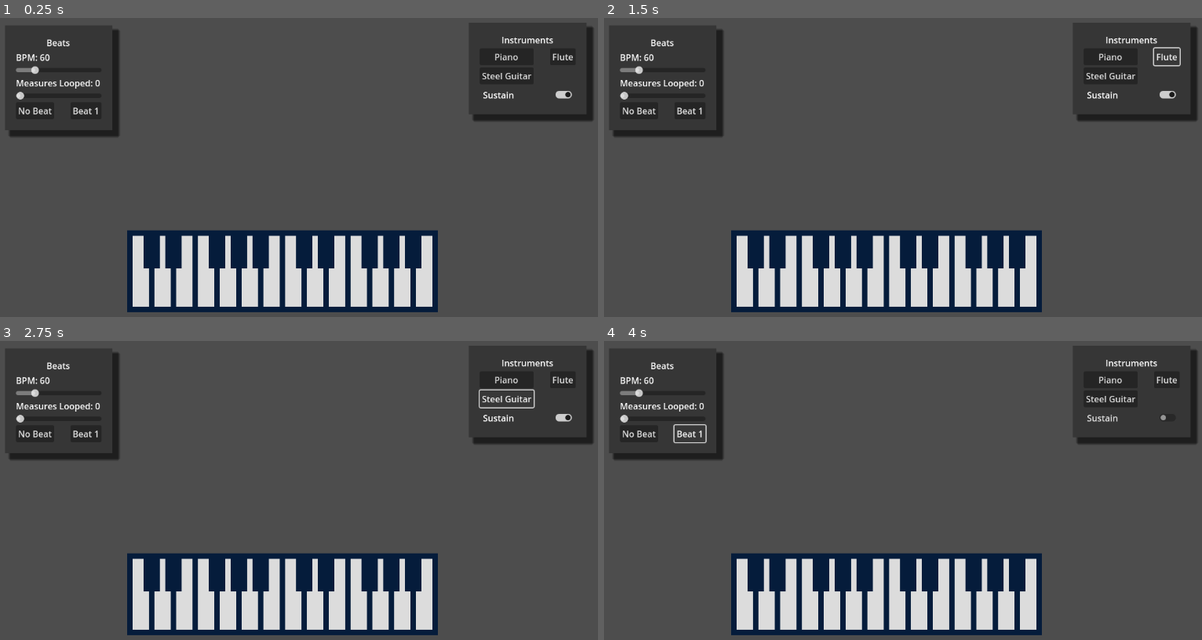
Above: before the commit, frames 1-4 (two rows, left to right).
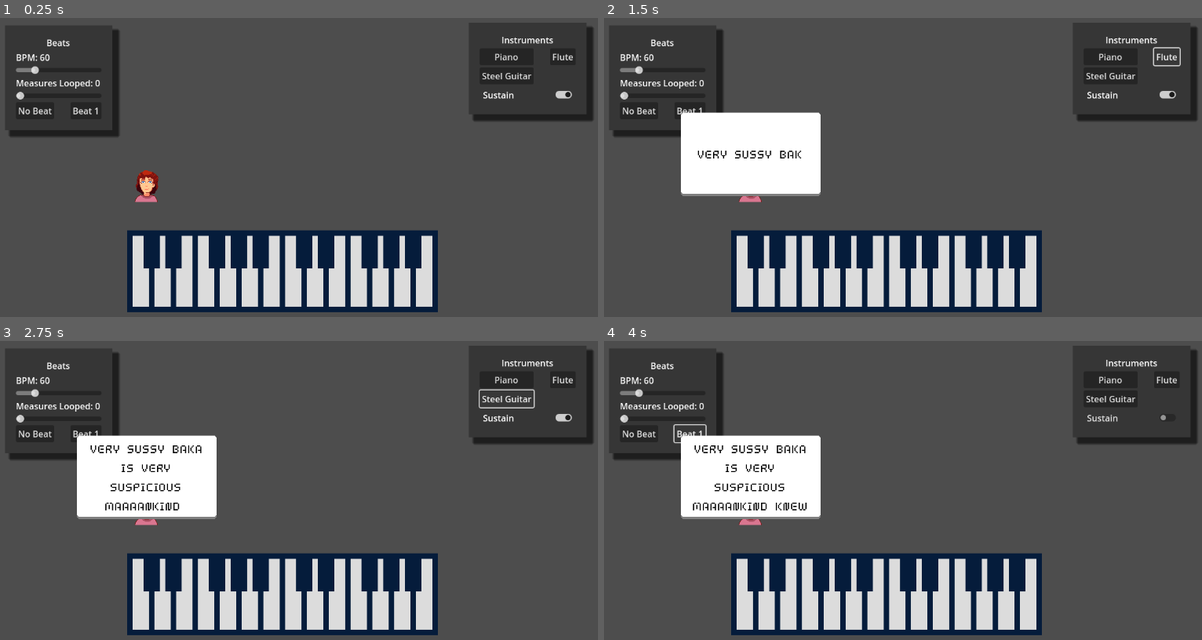
Above: after the commit, the same moments.

Repository: luciusvinicius/music-game-prototype
Game: Godot game, scene res://src/main.tscn
Same seed, same stepped clock (60 frames per second), same inputs: the game is played once before the commit and once after it.
Inputs:
- Up to frame 1 (0.25 s): no input
- Up to frame 2 (1.5 s): click "Beat 1" at 0.5 s; click "Flute" at 1.25 s
- Up to frame 3 (2.75 s): click "Steel Guitar" at 2 s
- Up to frame 4 (4 s): click "Sustain" at 2.75 s; click "Beat 1" at 3.5 s

The runs differ from the first frame. In frame 1, 0.3% of the frame differs, in the area x 22-27%, y 50-62%; in frame 2, 6.6%, in the area x 12-37%, y 31-62%; in frame 3, 6.5%; in frame 4, 6.5%.

Commit message:
NPC WIP

Diff:
--- a/src/main.tscn
+++ b/src/main.tscn
@@ -1,9 +1,10 @@
-[gd_scene load_steps=5 format=3 uid="uid://ckvp03vl0wafd"]
+[gd_scene load_steps=6 format=3 uid="uid://ckvp03vl0wafd"]
 
 [ext_resource type="PackedScene" uid="uid://046pnbte375i" path="res://src/keyboard.tscn" id="1_yi20y"]
 [ext_resource type="PackedScene" uid="uid://c4yieqqp8wl6r" path="res://src/hud/beat_selection.tscn" id="2_hr8k1"]
 [ext_resource type="PackedScene" uid="uid://ckjbxfq57vg5f" path="res://src/hud/instrument_selection.tscn" id="3_j4p1w"]
 [ext_resource type="PackedScene" uid="uid://ciuwdyhjoj0cl" path="res://src/beat/beat_key_synchronizer.tscn" id="4_21lxm"]
+[ext_resource type="PackedScene" uid="uid://b8iw5bkiu8foh" path="res://src/npc/npc.tscn" id="5_by0su"]
 
 [node name="Main" type="Node"]
 
@@ -27,3 +28,6 @@
 offset_bottom = -771.0
 
 [node name="BeatKeySynchronizer" parent="." instance=ExtResource("4_21lxm")]
+
+[node name="NPC" parent="." instance=ExtResource("5_by0su")]
+position = Vector2(-252, 9)
--- /dev/null
+++ b/src/npc/npc.gd
@@ -0,0 +1,18 @@
+extends Node2D
+
+@onready var speech_balloon = $SpeechBalloon
+const SPEECH := "VERY SUSSY BAKA IS VERY SUSPICIOUS MAAAANKIND KNEW"
+
+
+func _ready():
+	var timer = get_tree().create_timer(1)
+	await timer.timeout
+	speak(SPEECH)
+
+func speak(text:String):
+	speech_balloon.show()
+	speech_balloon.display_text(text)
+
+
+func _on_speech_balloon_finished_speech():
+	speech_balloon.hide()
--- /dev/null
+++ b/src/npc/npc.tscn
@@ -0,0 +1,82 @@
+[gd_scene load_steps=7 format=3 uid="uid://b8iw5bkiu8foh"]
+
+[ext_resource type="Script" path="res://src/npc/npc.gd" id="1_1jh0m"]
+[ext_resource type="Texture2D" uid="uid://b5atk3wx43hqm" path="res://assets/imgs/NPC-Sheet.png" id="1_fepdb"]
+[ext_resource type="PackedScene" uid="uid://clhyab4f2j1lf" path="res://src/npc/speech_balloon.tscn" id="3_4fq45"]
+
+[sub_resource type="AtlasTexture" id="AtlasTexture_8xj3m"]
+atlas = ExtResource("1_fepdb")
+region = Rect2(0, 0, 64, 64)
+
+[sub_resource type="AtlasTexture" id="AtlasTexture_pmxia"]
+atlas = ExtResource("1_fepdb")
+region = Rect2(128, 0, 64, 64)
+
+[sub_resource type="SpriteFrames" id="SpriteFrames_luq1d"]
+animations = [{
+"frames": [{
+"duration": 1.0,
+"texture": SubResource("AtlasTexture_8xj3m")
+}, {
+"duration": 1.0,
+"texture": SubResource("AtlasTexture_8xj3m")
+}, {
+"duration": 1.0,
+"texture": SubResource("AtlasTexture_8xj3m")
+}, {
+"duration": 1.0,
+"texture": SubResource("AtlasTexture_8xj3m")
+}, {
+"duration": 1.0,
+"texture": SubResource("AtlasTexture_8xj3m")
+}, {
+"duration": 1.0,
+"texture": SubResource("AtlasTexture_8xj3m")
+}, {
+"duration": 1.0,
+"texture": SubResource("AtlasTexture_8xj3m")
+}, {
+"duration": 1.0,
+"texture": SubResource("AtlasTexture_8xj3m")
+}, {
+"duration": 1.0,
+"texture": SubResource("AtlasTexture_8xj3m")
+}, {
+"duration": 1.0,
+"texture": SubResource("AtlasTexture_8xj3m")
+}, {
+"duration": 1.0,
+"texture": SubResource("AtlasTexture_8xj3m")
+}, {
+"duration": 1.0,
+"texture": SubResource("AtlasTexture_8xj3m")
+}, {
+"duration": 1.0,
+"texture": SubResource("AtlasTexture_8xj3m")
+}, {
+"duration": 1.0,
+"texture": SubResource("AtlasTexture_pmxia")
+}, {
+"duration": 1.0,
+"texture": SubResource("AtlasTexture_8xj3m")
+}],
+"loop": true,
+"name": &"default",
+"speed": 5.0
+}]
+
+[node name="NPC" type="Node2D"]
+script = ExtResource("1_1jh0m")
+
+[node name="AnimatedSprite" type="AnimatedSprite2D" parent="."]
+sprite_frames = SubResource("SpriteFrames_luq1d")
+frame_progress = 0.657847
+
+[node name="SpeechBalloon" parent="." instance=ExtResource("3_4fq45")]
+visible = false
+offset_left = -16.0
+offset_top = -80.0
+offset_right = 16.0
+offset_bottom = -32.0
+
+[connection signal="finished_speech" from="SpeechBalloon" to="." method="_on_speech_balloon_finished_speech"]
--- /dev/null
+++ b/src/npc/speech_balloon.gd
@@ -0,0 +1,60 @@
+extends MarginContainer
+
+@onready var label = $MarginContainer2/Label
+@onready var display_timer = $LetterDisplayTimer
+@onready var finish_timer = $FinishTimer
+
+signal finished_speech
+
+const MAX_WIDTH = 256
+const LETTER_TIME = 0.03
+const SPACE_TIME = 0.06
+const PUNCTUATION_TIME = 0.2
+const FINISH_TIME_MULTIPLIER = 0.075
+
+var text := ""
+var letter_idx := 0
+
+func display_text(display_text:String):
+	text = display_text
+	label.text = text
+
+	# Setup balloon size for whole text
+	await resized
+	custom_minimum_size.x = min(size.x, MAX_WIDTH)
+
+	if size.x > MAX_WIDTH:
+		label.autowrap_mode = TextServer.AUTOWRAP_WORD
+		await resized # wait for x
+		await resized # wait for y
+		custom_minimum_size.y = size.y
+
+	#position.x -= size.x / 2
+	#position.y -= size.y + 24
+
+	label.text = ""
+	_display_next_letter()
+
+func _display_next_letter():
+	var char = text[letter_idx]
+	label.text += char
+	letter_idx += 1
+	if letter_idx >= text.length():
+		finish_timer.start(FINISH_TIME_MULTIPLIER * text.length())
+		return
+
+	match char:
+		"!", ".", "?", ",":
+			display_timer.start(PUNCTUATION_TIME)
+		" ":
+			display_timer.start(SPACE_TIME)
+		_:
+			display_timer.start(LETTER_TIME)
+
+
+func _on_letter_display_timer_timeout():
+	_display_next_letter()
+
+
+func _on_finish_timer_timeout():
+	finished_speech.emit()
--- /dev/null
+++ b/src/npc/speech_balloon.tscn
@@ -0,0 +1,45 @@
+[gd_scene load_steps=4 format=3 uid="uid://clhyab4f2j1lf"]
+
+[ext_resource type="Texture2D" uid="uid://bokgkrq3omla3" path="res://assets/imgs/Balloon.png" id="1_h7gq3"]
+[ext_resource type="Script" path="res://src/npc/speech_balloon.gd" id="1_yvjs1"]
+[ext_resource type="Theme" uid="uid://gctdgb68tgpo" path="res://src/themes/balloon.tres" id="2_xai45"]
+
+[node name="SpeechBalloon" type="MarginContainer"]
+anchors_preset = 15
+anchor_right = 1.0
+anchor_bottom = 1.0
+offset_right = -1080.0
+offset_bottom = -600.0
+grow_horizontal = 2
+grow_vertical = 2
+script = ExtResource("1_yvjs1")
+
+[node name="NinePatchRect" type="NinePatchRect" parent="."]
+layout_mode = 2
+texture = ExtResource("1_h7gq3")
+region_rect = Rect2(0, 0, 48, 48)
+patch_margin_left = 16
+patch_margin_top = 16
+patch_margin_right = 16
+patch_margin_bottom = 16
+
+[node name="MarginContainer2" type="MarginContainer" parent="."]
+layout_mode = 2
+theme_override_constants/margin_left = 8
+theme_override_constants/margin_top = 8
+theme_override_constants/margin_right = 8
+theme_override_constants/margin_bottom = 8
+
+[node name="Label" type="Label" parent="MarginContainer2"]
+layout_mode = 2
+theme = ExtResource("2_xai45")
+horizontal_alignment = 1
+vertical_alignment = 1
+
+[node name="LetterDisplayTimer" type="Timer" parent="."]
+one_shot = true
+
+[node name="FinishTimer" type="Timer" parent="."]
+
+[connection signal="timeout" from="LetterDisplayTimer" to="." method="_on_letter_display_timer_timeout"]
+[connection signal="timeout" from="FinishTimer" to="." method="_on_finish_timer_timeout"]
--- /dev/null
+++ b/src/themes/balloon.tres
@@ -0,0 +1,8 @@
+[gd_resource type="Theme" load_steps=2 format=3 uid="uid://gctdgb68tgpo"]
+
+[ext_resource type="FontFile" uid="uid://b10nmbl75quf4" path="res://assets/fonts/webpixel bitmap_regular.otf" id="1_iewee"]
+
+[resource]
+default_font = ExtResource("1_iewee")
+Label/colors/font_color = Color(0, 0, 0, 1)
+Label/font_sizes/font_size = 32
--- /dev/null
+++ b/src/themes/main.tres
@@ -0,0 +1,8 @@
+[gd_resource type="Theme" load_steps=2 format=3 uid="uid://bnat10j5bmslv"]
+
+[ext_resource type="FontFile" uid="uid://b10nmbl75quf4" path="res://assets/fonts/webpixel bitmap_regular.otf" id="1_hb4pf"]
+
+[resource]
+default_font = ExtResource("1_hb4pf")
+Label/colors/font_color = Color(0, 0, 0, 1)
+Label/font_sizes/font_size = 32
Binary file added: assets/fonts/novem___.ttf
Not shown, added: assets/fonts/novem___.ttf.import
Binary file added: assets/fonts/webpixel bitmap_regular.otf
Not shown, added: assets/fonts/webpixel bitmap_regular.otf.import
Binary file added: assets/fonts/yoster.ttf
Not shown, added: assets/fonts/yoster.ttf.import
Binary file added: assets/imgs/Balloon.png
Not shown, added: assets/imgs/Balloon.png.import
Binary file added: assets/imgs/NPC-Sheet.png
Not shown, added: assets/imgs/NPC-Sheet.png.import
